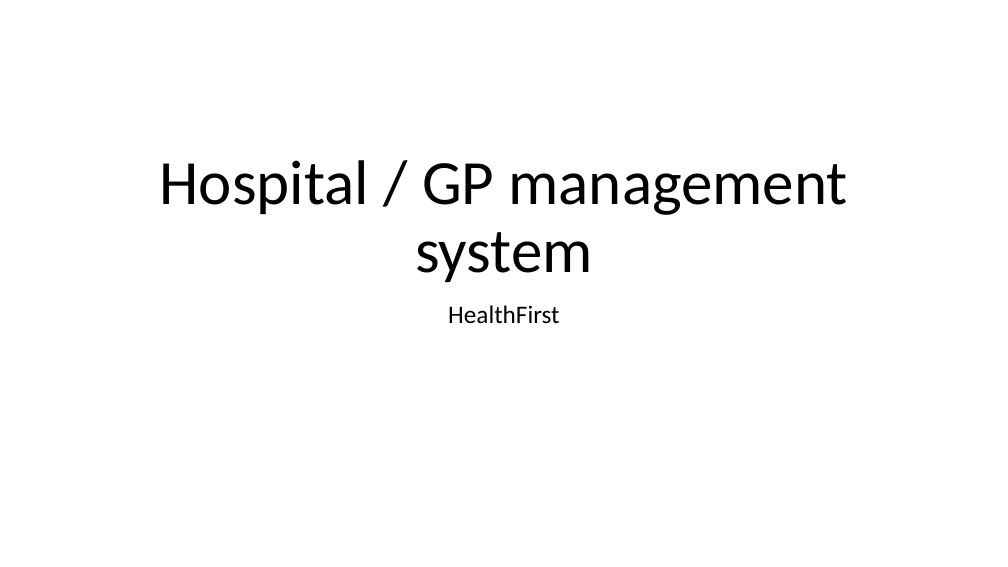
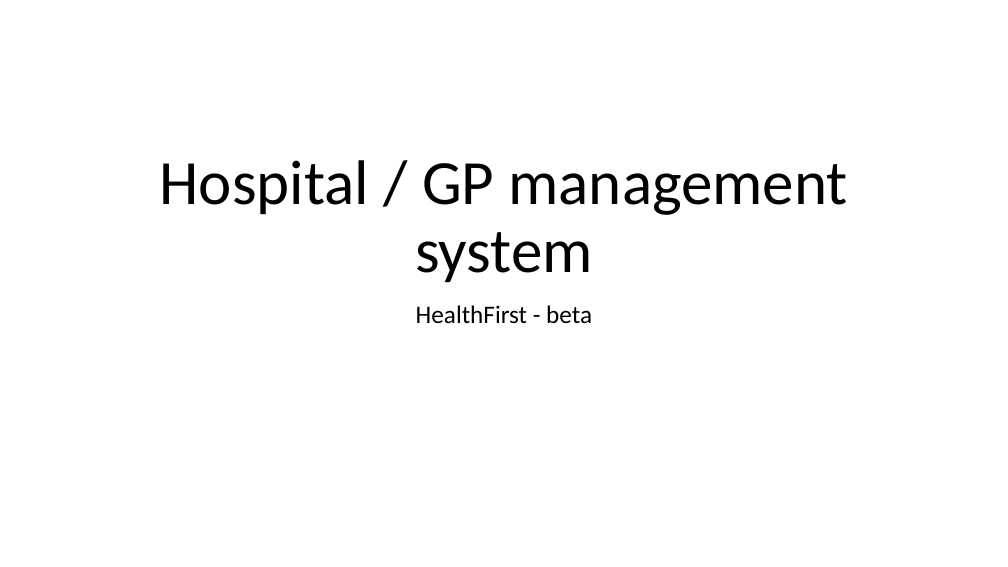
Before and after one commit to petrusfourie/health_first, a slide deck: slide 1 of Hospital_Management_Project.pptx. Drawn at 1008x567 pixels with LibreOffice and Linux fonts; fonts in the diff are those of the drawing. Boxes give left, top, right and bottom in pixels: in the first picture for what was removed or moved away, otherwise in the second. Text is boxed around its words. In the diff, an @@ line names an element or a change of style, - is before the commit and + after.

Commit message:
Updated from Petrus

```diff
--- a/Hospital_Management_Project.pptx
+++ b/Hospital_Management_Project.pptx
@@ subtitle at [416,305,592,324]: text changed @@
-HealthFirst
+HealthFirst - beta
```
